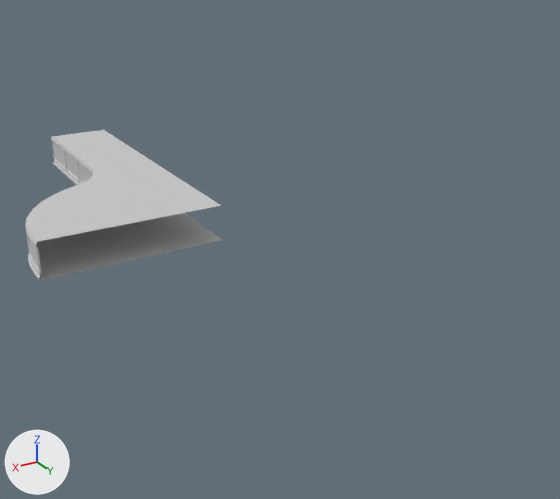
Before and after pictures for a commit that changed the FBX model Content/Assets/Models/Building_Column001.FBX.
The view is the same before and after, from a camera (50 mm lens) standing at (67.3, 267.9, 80.7) and looking at (-40.1, 88.8, -8.9). Every picture has the same lights, and +X, +Y and +Z are marked at lower left. Where no turn or scale is listed for an object, it has been applied to the vertices.

Names of what the first picture shows: 'Building_Column001'.
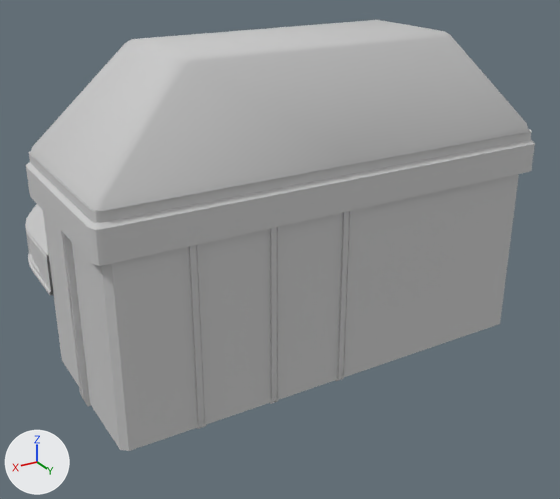
Pixel boxes [x1, y1, x2, y2] of what changed, in the pictures (560 x 499 px; the box of a moved part takes in the faces that stretch with it):
'Building_Column001', reshaped (158% wider, 184% taller)
    before: [25, 130, 222, 281]
    after: [25, 20, 535, 451]
part 1 of me_building_column001_ncl1_1, added
    after: [270, 227, 280, 404]
part 2 of me_building_column001_ncl1_1, added
    after: [189, 244, 207, 429]
part 3 of me_building_column001_ncl1_1, added
    after: [336, 211, 352, 381]
part 4 of me_building_column001_ncl1_1, added
    after: [61, 231, 91, 406]
part 5 of me_building_column001_ncl1_1, added
    after: [26, 129, 535, 266]
part 6 of me_building_column001_ncl1_1, added
    after: [30, 20, 529, 211]
part 7 of me_building_column001_ncl1_1, added
    after: [43, 174, 519, 451]
part 8 of me_building_column001_ncl1_1, moved or reshaped
    before: [25, 130, 222, 281]
    after: [26, 204, 53, 295]

The change in detail:
Material 'Material #65.002' (mat_material__65_002) is new.
Its base color is (0.588, 0.588, 0.588) (light grey #cacaca).
Its roughness is 0.859.
me_building_column001_ncl1_1 is used by ob_building_column001; location (0.0, 0.0, 0.0).
me_building_column001_ncl1_1 had 325 vertices, 580 faces and spanned x -19.4..30.1, y 0.0..93.2, z 0.0..10.0.
me_building_column001_ncl1_1 now has 1394 vertices, 2124 faces and spans x -79.2..31.1, y -1.2..144.2, z -44.3..57.1.
me_building_column001_ncl1_1 part 1: a new loose piece of 168 vertices spanning x -7.3..-5.2, y 141.1..143.6, z -18.5..25.0, in mat_material__65 (light grey #cacaca).
me_building_column001_ncl1_1 part 2: a new loose piece of 168 vertices spanning x 10.5..12.6, y 140.8..143.6, z -18.5..25.0, in mat_material__65 (light grey #cacaca).
me_building_column001_ncl1_1 part 3: a new loose piece of 168 vertices spanning x -25.1..-23.0, y 141.1..143.6, z -18.5..25.0, in mat_material__65 (light grey #cacaca).
me_building_column001_ncl1_1 part 4: a new loose piece of 168 vertices spanning x 27.6..30.5, y 121.0..123.1, z -18.5..25.0, in mat_material__65 (light grey #cacaca).
me_building_column001_ncl1_1 part 5: a new loose piece of 168 vertices spanning x -79.2..31.1, y 98.0..144.2, z 23.3..33.9, in mat_material__65_002 (light grey #cacaca).
me_building_column001_ncl1_1 part 6: a new loose piece of 49 vertices spanning x -77.5..30.1, y 100.1..143.5, z 33.6..57.1, in mat_material__65_002 (light grey #cacaca).
me_building_column001_ncl1_1 part 7: a new loose piece of 24 vertices spanning x -76.5..29.1, y 100.6..143.0, z -18.0..23.7, in mat_material__65_002 (light grey #cacaca).
me_building_column001_ncl1_1 part 8: 7 vertices moved from x -19.4..0.0, y 0.0..51.4, z 0.0..10.0 to x -40.8..0.0, y 14.3..51.4, z 0.0..10.0; 81 vertices removed from x -19.4..28.9, y 0.0..93.1, z 0.0..10.0; 69 vertices added at x -40.8..30.1, y -1.2..102.3, z -43.1..32.1.
me_building_column001_ncl1_1 now uses material mat_material__65_002 (light grey #cacaca).
